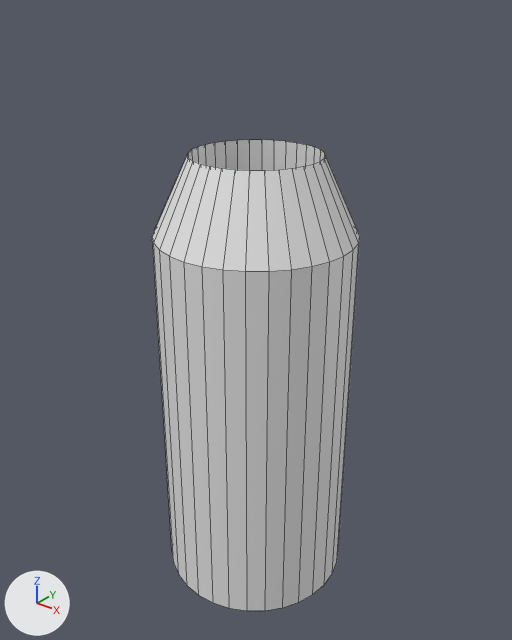
Two versions of the Blender file Battle of Steel/Assets/Kawano/3D_Model/Parts_Pi_Nz/Pistol_Nozzle_01.blend, one commit apart.
Before and after are seen from a camera (50 mm lens) standing at (0.606, -1.509, 0.08) and looking at (-0.028, -0.717, -0.411). Arrows for +X, +Y and +Z are at lower left; the lights stay in place. Mesh edges are drawn as thin lines.

In view in the first picture: '円柱'.
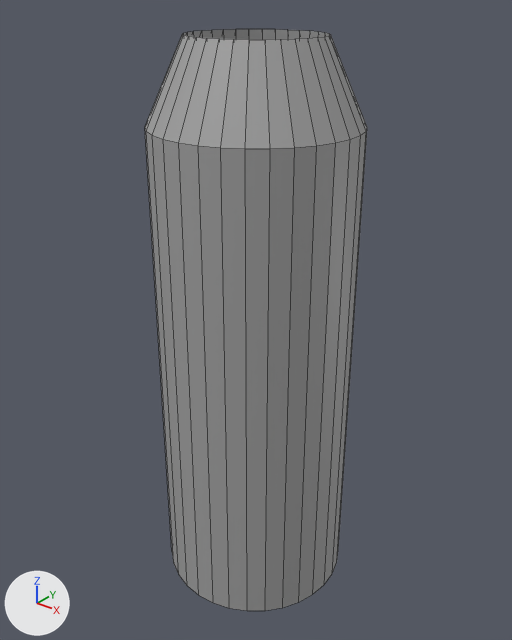
Patch to the scene script:
```diff
--- a/Battle of Steel/Assets/Kawano/3D_Model/Parts_Pi_Nz/Pistol_Nozzle_01.blend.py
+++ b/Battle of Steel/Assets/Kawano/3D_Model/Parts_Pi_Nz/Pistol_Nozzle_01.blend.py
@@ img_pistol_nz_01 @@
+img_pistol_nz_01 = load_image('Pistol_Nz_01', '../Texture/Pistol_Nz_01.png', 1024, 1024, 'sRGB')
@@ mat_マテリアル @@
+mat_マテリアル = principled_material('マテリアル')
+mat_マテリアル.texture = img_pistol_nz_01
@@ me_円柱 @@
 me_円柱.from_pydata(...)  # 128 vertices, 98 faces; spans x -1.04..0.96, y -1.07..0.95, z -2.39..0.0
 # used by ob_円柱; location = (-0.03, -0.733, -0.869); scale = (-0.153, -0.153, -0.302)
+# me_円柱 part 1: all 64 vertices in x -1.04..0.96, y -1.07..0.93, z -2.39..-2.0 are moved by (0.0, 0.0, -0.52)
+me_円柱.materials.append(mat_マテリアル)  # picture img_pistol_nz_01
```

Location of each change, (x1, y1, x2, y2) in pixels of the pictures (512 x 640 px):
'円柱', recoloured, reshaped (7% wider, 24% taller): before (152, 140, 360, 611); after (145, 29, 367, 611)
